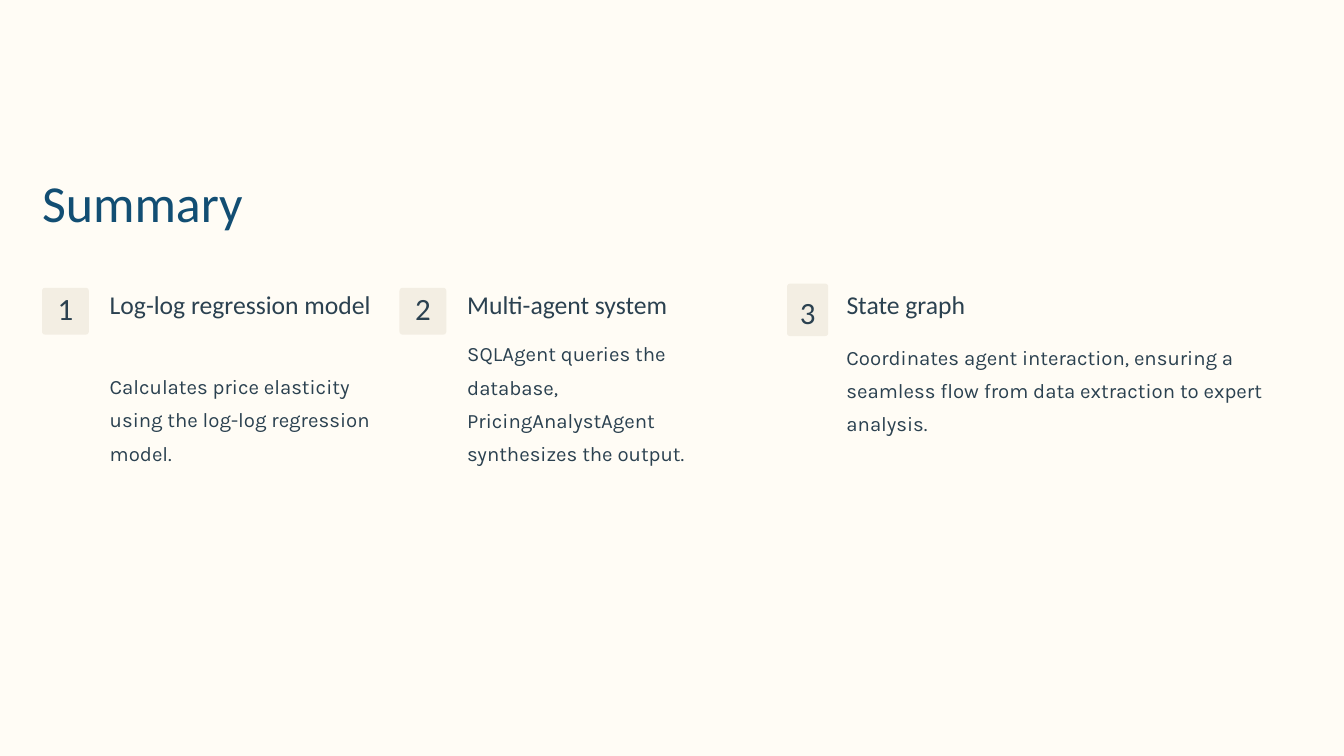
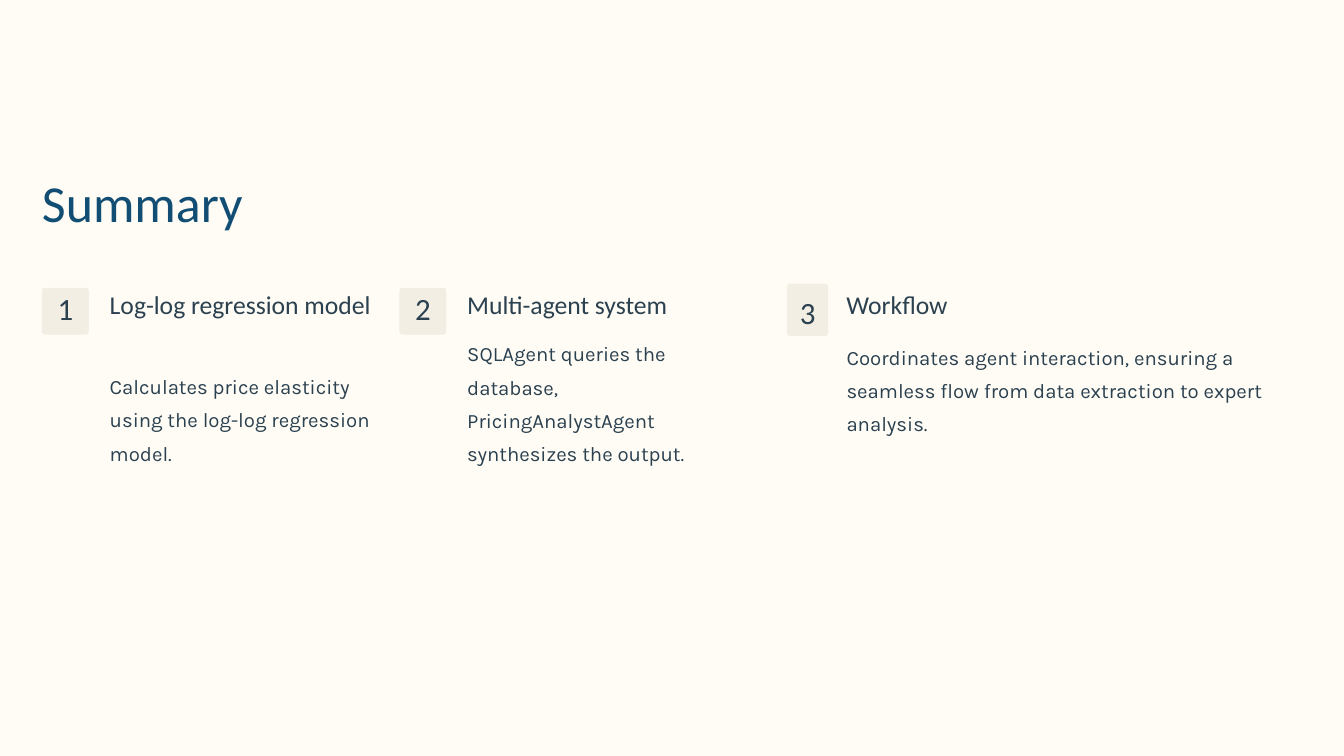
Before and after one commit to Patotricks15/llm_pricing, a slide deck: slide 5 of Pricing-Elasticity-with-Agentic-Workflow.pptx (slide 4 before the commit). Drawn at 1344x756 pixels with LibreOffice and Linux fonts; fonts in the diff are those of the drawing; background and template pictures are left out. Boxes give left, top, right and bottom in pixels: in the first picture for what was removed or moved away, otherwise in the second. Text is boxed around its words. In the diff, an @@ line names an element or a change of style, - is before the commit and + after.

```diff
--- a/Pricing-Elasticity-with-Agentic-Workflow.pptx
+++ b/Pricing-Elasticity-with-Agentic-Workflow.pptx
@@ text at bbox=[846, 296, 947, 314]: text changed @@
-State graph
+Workflow
```
Also in this commit, not shown: 2 other slides changed, 6 slides added.
